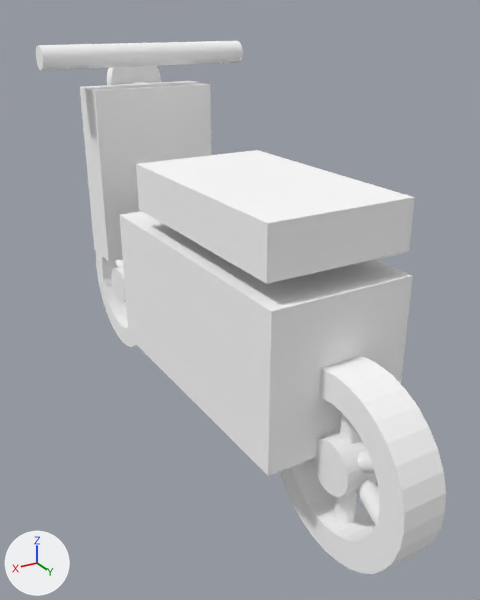
The glTF model godot/models/scooter.glb as it was, and as the next commit left it.
One viewpoint serves both versions: a 50 mm camera at (0.907, 1.677, 1.239) aimed at (-0.04, 0.098, 0.449). The axes (+X, +Y, +Z) are drawn at lower left. The lights are the same throughout. The older version comes first. Where no turn or scale is listed for an object, it has been applied to the vertices. Vertices at exactly the same position are counted once.

The scene before the commit, as lines of its bpy script (objects in view):
```python
me_battery_body = bpy.data.meshes.new('battery_body')
me_battery_body.from_pydata(...)  # a box spanning x -0.2..0.2, y -0.425..0.425, z -0.21..0.21
me_battery_body.materials.append(mat_metal)  # white #ffffff
me_handlebar = bpy.data.meshes.new('handlebar')
me_handlebar.from_pydata(...)  # a 32-sided cylinder along x spanning x -0.34..0.34, y -0.035..0.035, z -0.035..0.035
me_handlebar.materials.append(mat_metal_dark)  # white #ffffff
me_wheel_spoke = bpy.data.meshes.new('wheel_spoke')
me_wheel_spoke.from_pydata(...)  # a 32-sided cylinder along z spanning x -0.025..0.025, y -0.025..0.025, z -0.175..0.175
me_wheel_spoke.materials.append(mat_metal)  # white #ffffff
ob_battery_body = bpy.data.objects.new('battery_body', me_battery_body)
ob_battery_body.location = (0.0, 0.2, 0.46)
ob_handlebar = bpy.data.objects.new('handlebar', me_handlebar)
ob_handlebar.location = (0.0, -0.42, 1.12)
ob_wheel_spoke = bpy.data.objects.new('wheel_spoke', me_wheel_spoke)
ob_wheel_spoke.location = (0.0, 0.675, 0.25)
# also in view: 'hub' at (0.0, 0.675, 0.25); 'front_fairing' at (0.0, -0.43, 0.75); 'tire' at (0.0, 0.675, 0.25); 'headlamp' at (0.0, -0.53, 1.03); 'saddle' at (0.0, 0.27, 0.79)
```
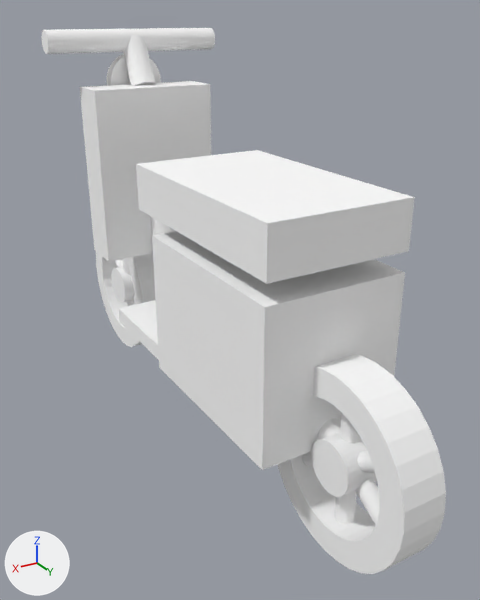
The change, as JSON lines over the scene's bpy script:
```json
{"block": "me_battery_body", "where": "# used by ob_battery_body; location = (0.0, 0.2, 0.46)"}
{"op": "remove", "block": "me_battery_body", "code": "me_battery_body.from_pydata(...)  # 8 vertices, 12 faces; spans x -0.2..0.2, y -0.425..0.425, z -0.21..0.21"}
{"op": "add", "block": "me_battery_body", "code": "me_battery_body.from_pydata(...)  # 8 vertices, 12 faces; spans x -0.2..0.2, y -0.29..0.29, z -0.21..0.21"}
{"block": "me_battery_body", "change": "me_battery_body part 1: the whole mesh is scaled about its middle by (1, 0.682, 1)"}
{"block": "me_handlebar", "where": "# used by ob_handlebar; location = (0.0, -0.42, 1.12)"}
{"op": "remove", "block": "me_handlebar", "code": "me_handlebar.from_pydata(...)  # 64 vertices, 124 faces; spans x -0.34..0.34, y -0.035..0.035, z -0.035..0.035"}
{"op": "add", "block": "me_handlebar", "code": "me_handlebar.from_pydata(...)  # 64 vertices, 124 faces; spans x -0.29..0.29, y -0.035..0.035, z -0.035..0.035"}
{"block": "me_handlebar", "change": "me_handlebar part 2: the whole mesh is scaled about its middle by (0.853, 1, 1)"}
{"op": "add", "block": "me_handle_stem", "code": ["me_handle_stem = bpy.data.meshes.new('handle_stem')", "me_handle_stem.from_pydata(...)  # 64 vertices, 124 faces; spans x -0.04..0.04, y -0.071..0.071, z -0.088..0.088", "me_handle_stem.materials.append(mat_metal)  # white #ffffff"]}
{"op": "add", "block": "me_footrest_left", "code": ["me_footrest_left = bpy.data.meshes.new('footrest_left')", "me_footrest_left.from_pydata(...)  # a box spanning x -0.1..0.1, y -0.16..0.16, z -0.025..0.025", "me_footrest_left.materials.append(mat_metal_dark)  # white #ffffff"]}
{"op": "set", "path": "ob_battery_body.location", "old": "(0.0, 0.2, 0.46)", "new": "(0.0, 0.31, 0.46)"}
{"op": "set", "path": "ob_handlebar.location", "old": "(0.0, -0.42, 1.12)", "new": "(0.0, -0.52, 1.16)"}
{"op": "add", "block": "ob_handle_stem", "code": ["ob_handle_stem = bpy.data.objects.new('handle_stem', me_handle_stem)", "ob_handle_stem.location = (0.0, -0.485, 1.09)"]}
{"op": "add", "block": "ob_footrest_left", "code": ["ob_footrest_left = bpy.data.objects.new('footrest_left', me_footrest_left)", "ob_footrest_left.location = (0.1, -0.14, 0.3)"]}
```

Pixel boxes [x1, y1, x2, y2] of what changed, in the pictures (480 x 600 px):
```json
{"object": "battery_body", "change": "moved, rescaled", "before": [119, 211, 413, 476], "after": [152, 231, 405, 470], "on screen": "14% narrower, 10% shorter"}
{"object": "handlebar", "change": "moved, rescaled", "before": [36, 41, 243, 70], "after": [41, 28, 215, 54], "on screen": "16% narrower, 10% shorter"}
{"object": "footrest_left", "change": "added", "after": [118, 300, 159, 360]}
{"object": "handle_stem", "change": "added", "after": [123, 35, 156, 86]}
```
